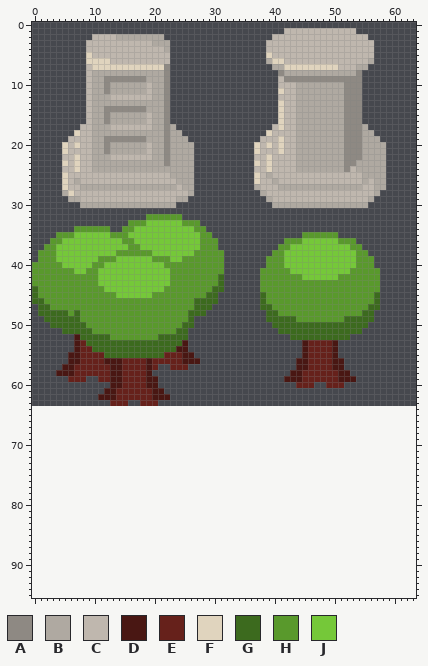
Sprite sheet -- core/assets/obstacles.png. Above: the version before the commit.
The file is 64x64 pixels. The old version is drawn lined up with the new one, on the new canvas.
Palette (. is transparent): A #8e8983  B #afa9a1  C #bfb7ae  D #491713  E #66211b  F #e0d4be  G #3c6a1e  H #59992c  J #75c839
Pixels before (only the part around the change), first column x 0:
54 .......DEEGGGGGGGGGGGGGGDD..........
55 ......DDEEEEGGGGGGGGGGEEEDD.........
56 ......DDEEEEDDDEEEEDEEEEEDDD........
57 .....DDEEEEEEDDEEEEDE..EEE..........
58 ....DDDEEEEEEDDEEEED................
59 ......EEE..EEDDEEEEDD...............
60 .............DDEEEEDD...............
61 ............DDEEEEEEDD..............
62 ...........DDDEEEEEEDDD.............
63 .............EEE..EEE...............
64 ....................................
65 ....................................
66 ....................................
67 ....................................
68 ....................................
69 ....................................
70 ....................................
71 ....................................
72 ....................................
73 ....................................
74 ....................................
75 ....................................
76 ....................................
77 ....................................
78 ....................................
79 ....................................
80 ....................................
81 ....................................
82 ....................................
83 ....................................
84 ....................................
85 ....................................
86 ....................................
87 ....................................
88 ....................................
89 ....................................
90 ....................................
91 ....................................
92 ....................................
93 ....................................
94 ....................................
95 ....................................
Now the later version:
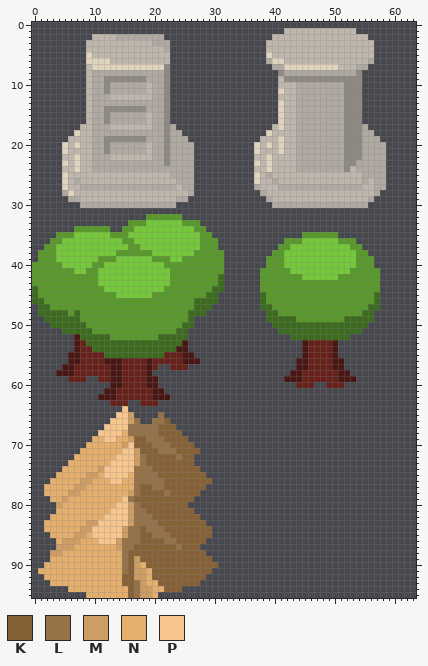
Colours new in this view: K #866136  L #967248  M #cd9d64  N #e4ae6d  P #f7c68f
From old to new:
canvas 64x64 -> 64x96
Changed rows in their new state; - is an unchanged pixel.
first column x 1:
64 --------------P---------------
65 -------------PPM----L---------
66 ------------PPPML--LLK--------
67 -----------PPPPLLLLLKKK-------
68 ----------PPPPNLLLLLKKKK------
69 ---------NNPPNNMKKLLLKKKK-----
70 --------NNNNNNMPKKKLLLKKKK----
71 -------NNNNNNNPPMKKKLLLKKKK---
72 ------NNNNNNNPPPMLKKKKKLKK----
73 -----NNNNNNNPPPPMLKKKKKKKK----
74 ----NNNNNNMPPPPPLLLKKKKKKKK---
75 ---NNNNNMMNPPPPNLLLLKKKKKKKK--
76 --NNNNNMMNNNPPNNLLLLLKKKKKKKK-
77 -NNNNNMMNNNNNNNNLKKLLKKKKKKK--
78 -NNNNMMNNNNNNNNMLKKKKLKKKKK---
79 --NNMNNNNNNNNNPLKKKKKKKKKK----
80 ---MNNNNNNNNNPPMLKKKKKKKK-----
81 ---NNNNNNNNNPPPMLLKKKKKKKK----
82 --NNNNNNNNNPPPPMLLLKKKKKKKK---
83 -NNNNNNNMMPPPPPMLLLLKKKKKKKK--
84 -NNNNNNMMPPPPPMLLKLLLKKKKKKKK-
85 --NNNNMMNPPPPPMLLKKLLLKKKKKKK-
86 ---NMMMNNNPPPMLLLKKKKLLKKKKK--
87 ---MMMNNNNNNNMLLKKKKKKKLKKK---
88 --MMNNNNNNNNNNLKKKKKKKKKKKKK--
89 --NNNNNNNNNNNNLKMKKKKKKKKKKKK-
90 -NNNNNNNNNNNNNLKMNKKKKKKKKKKKK
91 NNNNNNNNNNNNNNLKMMNKKKKKKKKKK-
92 -NNNNNNNNNNNNNKKMMNKKKKKKKKK--
93 --NNNNNNNNNNNNKKLMNNKKKKKKK---
94 -----NNNNNNNNNNKLMMNNKKK------
95 --------NNNNNNNKLMMN----------
Changed places in both pictures, as pixel boxes (x1, y1, x2, y2):
added: (38, 406, 218, 598)
